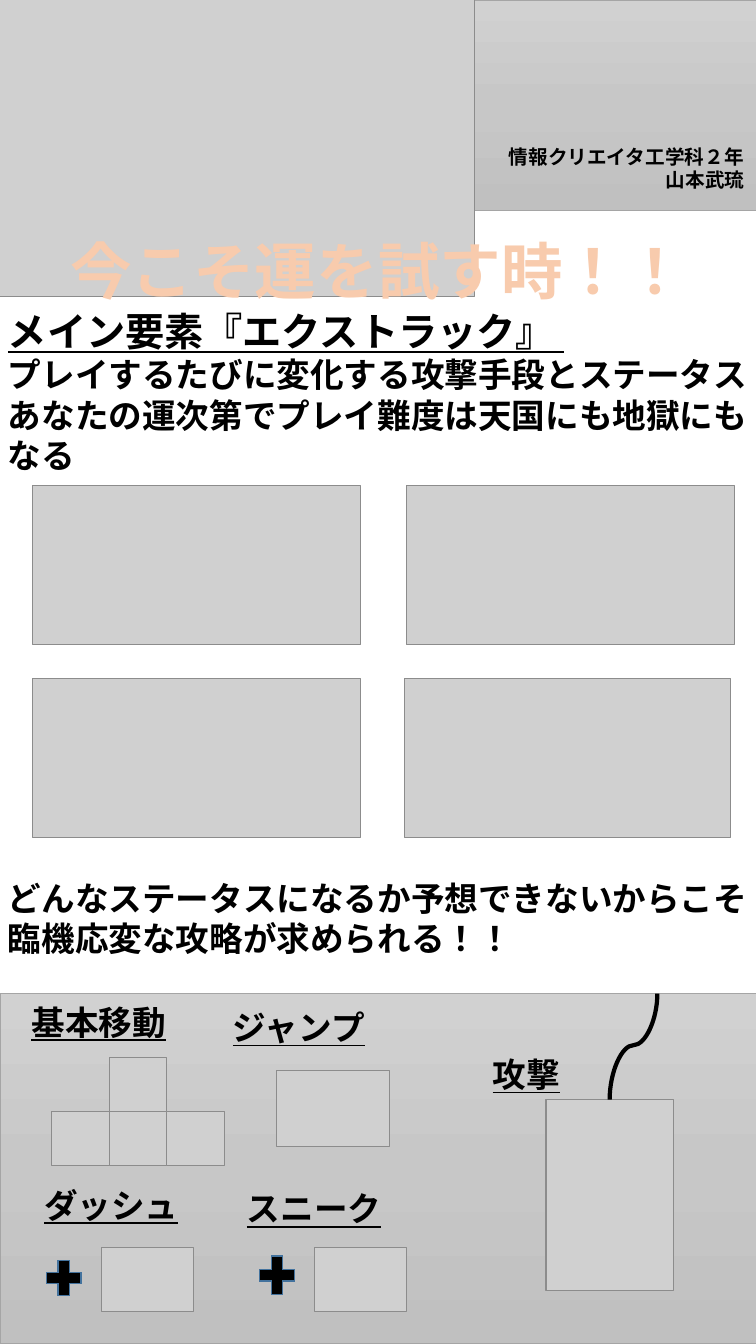
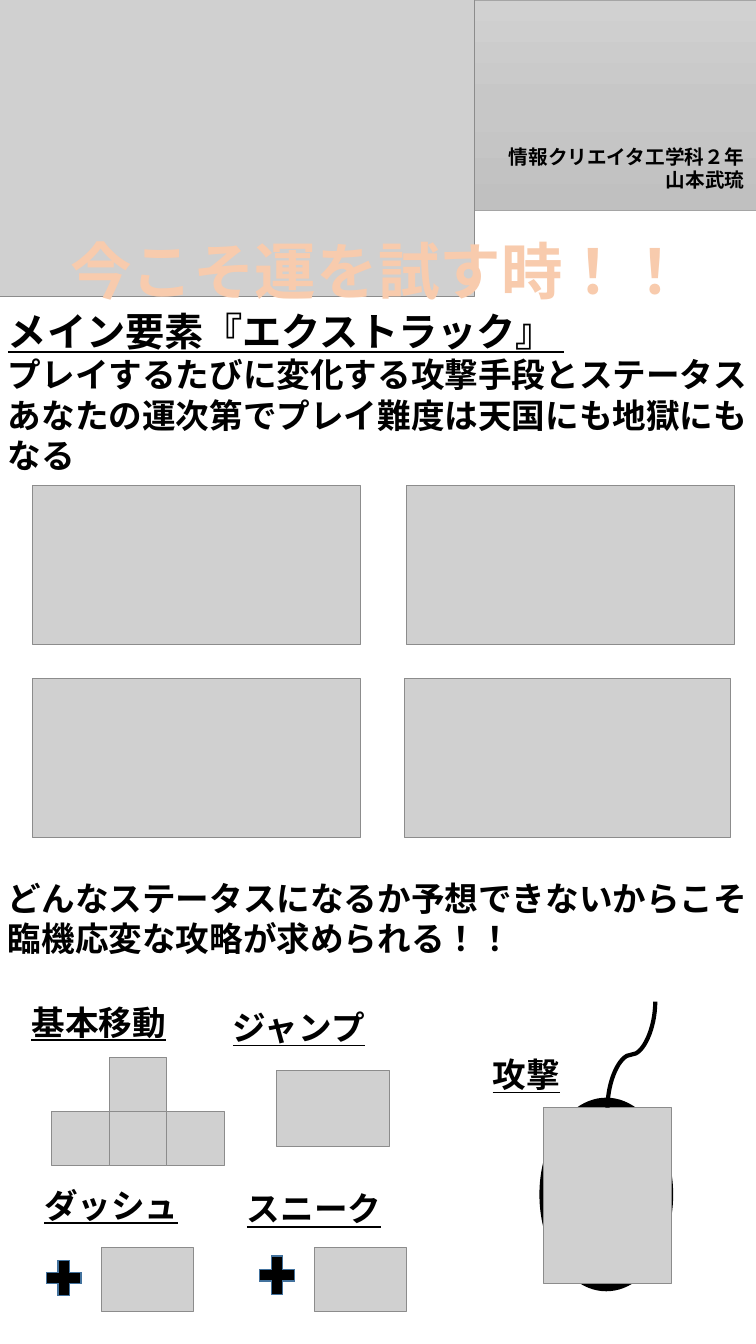
Before and after one commit to Sokuri2217/kozin2, a slide deck: slide 1 of GoodLuckyer_プレゼンボード.pptx. Drawn at 756x1344 pixels with LibreOffice and Linux fonts; fonts in the diff are those of the drawing; grey boxes stand for pictures. Boxes give left, top, right and bottom in pixels: in the first picture for what was removed or moved away, otherwise in the second. Text is boxed around its words. In the diff, an @@ line names an element or a change of style, - is before the commit and + after.

```diff
--- a/GoodLuckyer_プレゼンボード.pptx
+++ b/GoodLuckyer_プレゼンボード.pptx
@@ rectangle removed at (x1=0, y1=994, x2=756, y2=1344) @@
@@ curved line moved from (610, 1100) - (657, 994) to (608, 1108) - (655, 1002) @@
@@ ellipse added at (x1=540, y1=1099, x2=672, y2=1291), fill #000000, outline #000000 1 pt @@
@@ picture resized from (x1=546, y1=1100, x2=673, y2=1291) to (x1=544, y1=1108, x2=671, y2=1284) @@
```
Also in this commit, not shown: 24 other files.
